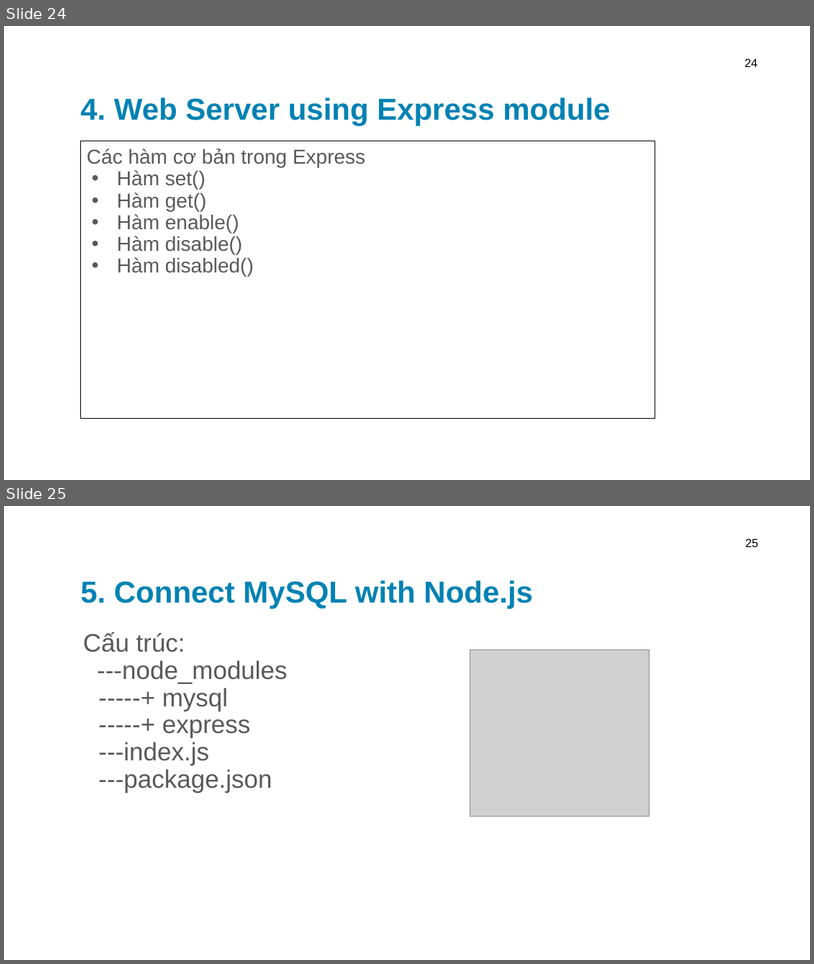
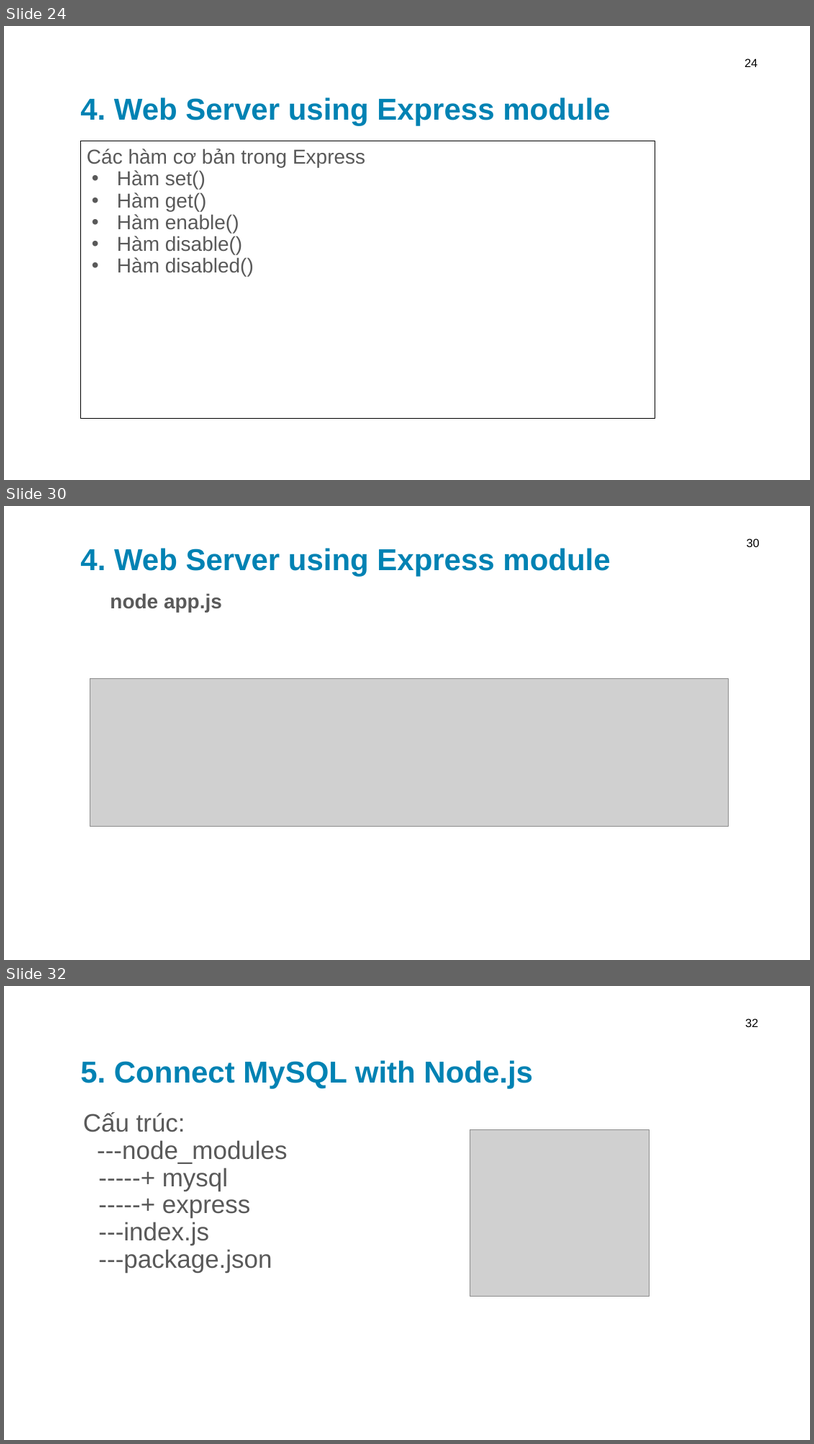
Before and after one commit to leqnam/Simple-Blog-NodeJs-MySQL-Heroku, a slide deck: powerpoint/ppt.pptx. Shown one above the other, each under a label of ours: slides 24 and 25 before the commit, slides 24, 30 and 32 after it; the slides between them are not shown. The pictures are 814x964 and 814x1444 pixels, drawn with LibreOffice and Linux fonts; fonts in the diff are those of the drawing; grey boxes stand for pictures; background and template pictures are left out. Boxes give left, top, right and bottom in pixels: in the first picture for what was removed or moved away, otherwise in the second. Text is boxed around its words. In the diff, an @@ line names an element or a change of style, - is before the commit and + after.

```diff
--- a/powerpoint/ppt.pptx
+++ b/powerpoint/ppt.pptx
@@ slide 30 added at [4,506,810,960], background picture (left out) @@
@@ title added at [80,548,610,577], 36 pt, text #0082B3, bold @@
+4. Web Server using Express module
@@ page number added at [747,538,760,547], 14 pt, text #000000 @@
+30
@@ text added at [110,593,222,612], 24 pt, text #595959, bold @@
+  node app.js
@@ picture added at [90,678,729,826] @@
@@ what was slide 25 is now slide 32 @@
@@ page number at [746,1018,759,1027]: text changed @@
-25
+32
```
Also in this commit, not shown: 6 other slides added, 9 other files.
